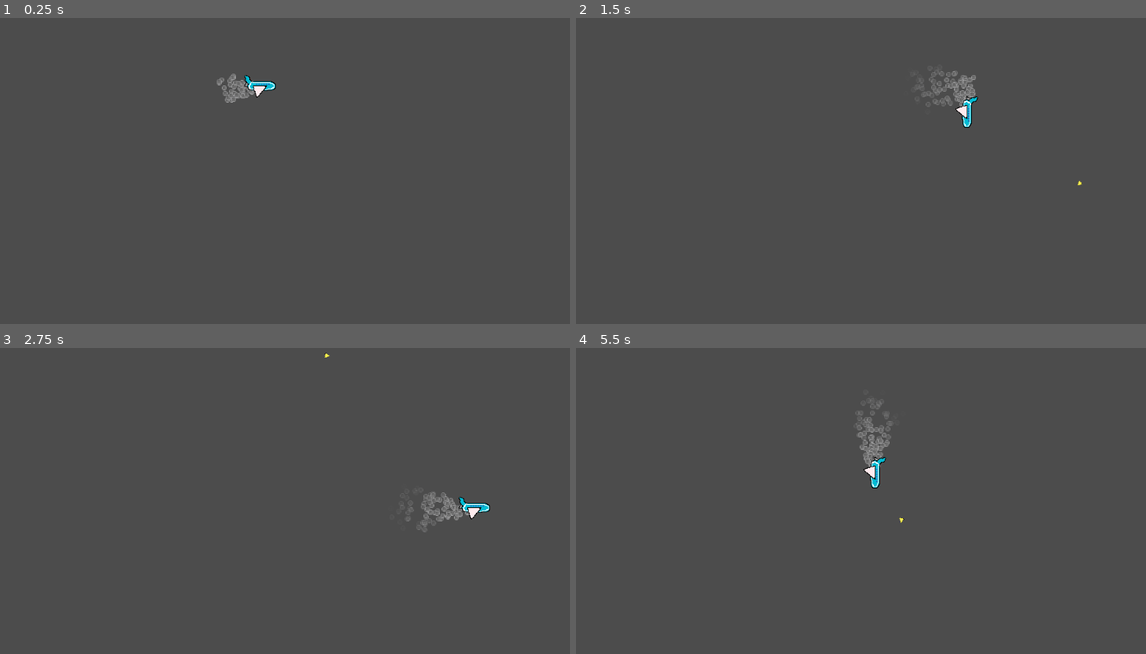
Above: before the commit, frames 1-4 (two rows, left to right).
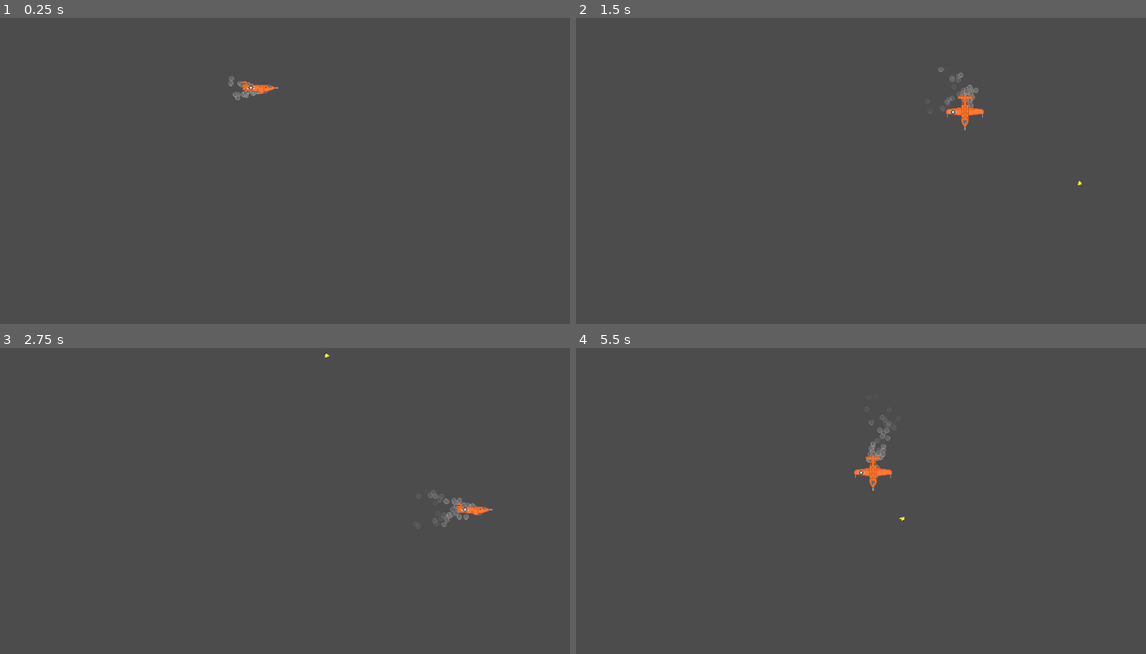
Above: after the commit, the same moments.

Repository: NOTsyrup/Plane-Game
Game: Godot game, scene res://TEMPSCENE.tscn
The game is run twice, just before and just after one commit, with the same random seed, the same clock (stepped at 60 frames per second) and the same inputs. The project has no main scene, so this scene is started directly.
Inputs (mouse positions are in pixels of both pictures, inside the frame that each line leads up to):
- Up to frame 1 (0.25 s): no input
- Up to frame 2 (1.5 s): move the mouse to (1003, 146) at 0.52 s; hold D (player_right) 0.53-1.28 s; hold Space (shoot) 0.53-1.28 s; move the mouse to (741, 183) at 1.27 s; hold S (player_down) from 1.28 s (still down); tap Space (shoot) at 1.35 s
- Up to frame 3 (2.75 s): move the mouse to (353, 415) at 2.02 s; release S (player_down) at 2.03 s; hold D (player_right) from 2.03 s (still down); hold Space (shoot) from 2.03 s (still down)
- Up to frame 4 (5.5 s): move the mouse to (832, 568) at 2.77 s; release D (player_right) at 2.78 s; release Space (shoot) at 2.78 s; hold W (player_up) 2.78-3.53 s; tap Space (shoot) at 2.85, 4.35 s; move the mouse to (1054, 549) at 3.52 s; hold Space (shoot) 3.53-4.28 s; hold A (player_left) 3.53-5.03 s; move the mouse to (678, 439) at 4.27 s; move the mouse to (895, 494) at 5.02 s; hold S (player_down) from 5.03 s (still down); hold Space (shoot) from 5.03 s (still down)

The runs differ from the first frame. In frame 1, 0.4% of the frame differs, in the area x 37-49%, y 18-28%; in frame 2, 0.6%; in frame 3, 0.6%; in frame 4, 0.7%, in the area x 48-58%, y 16-58%.

Commit message:
New Plane Sprite
Added in new plane as BasePlane and new instance of BasePlane as Bell-X1.

Added functionality to change collision based on direction of plane

Diff:
--- a/Player/BasePlane.gd
+++ b/Player/BasePlane.gd
@@ -4,6 +4,9 @@
 export var RATE_OF_FIRE = 1
 export var LIVES = 5
 export var projectile_class:PackedScene
+export var UP_collision:RectangleShape2D
+export var RIGHT_collision:RectangleShape2D
+export var CORNER_collision:RectangleShape2D
 
 var velocity = Vector2(1,0)
 var is_cooldown = true
@@ -26,16 +29,53 @@
 
 
 func update_look_direction():
-	look_at(position + velocity)
-	if velocity.x < 0:
+	#look_at(position + velocity)
+	pass
+
+
+func animate():
+	var animation
+	if velocity.x > 0:
+		animation = "Right"
+		$Sprite.flip_v = false
+		$Sprite.rotation_degrees = 0
+		$CollisionShape2D.shape = RIGHT_collision
+	else:
+		animation = "Left"
+		$Sprite.flip_v = false
+		$Sprite.rotation_degrees = 0
+		$CollisionShape2D.shape = RIGHT_collision
+	if velocity.y < 0:
+		animation = "Up"
+		$Sprite.flip_v = false
+		$CollisionShape2D.shape = UP_collision
+		if velocity.x > 0:
+			$Sprite.rotation_degrees = 45
+			$CollisionShape2D.shape = CORNER_collision
+		elif velocity.x < 0:
+			$Sprite.rotation_degrees = -45
+			$CollisionShape2D.shape = CORNER_collision
+		else:
+			$Sprite.rotation_degrees = 0
+	elif velocity.y > 0:
+		animation = "Up"
+		$CollisionShape2D.shape = UP_collision
 		$Sprite.flip_v = true
-	else:
-		$Sprite.flip_v = false
+		if velocity.x > 0:
+			$Sprite.rotation_degrees = -45
+			$CollisionShape2D.shape = CORNER_collision
+		elif velocity.x < 0:
+			$Sprite.rotation_degrees = 45
+			$CollisionShape2D.shape = CORNER_collision
+		else:
+			$Sprite.rotation_degrees = 0
+	$Sprite.animation = animation
 
 
 func _physics_process(delta):
 	get_input()
 	update_look_direction()
+	animate()
 	shoot()
 	velocity = move_and_slide(velocity)
 
@@ -54,6 +94,7 @@
 
 func _ready():
 	$Timer.wait_time = RATE_OF_FIRE
+	$Sprite.play()
 
 
 func _on_Timer_timeout():
--- a/Player/BasePlane.tscn
+++ b/Player/BasePlane.tscn
@@ -1,9 +1,42 @@
-[gd_scene load_steps=6 format=2]
+[gd_scene load_steps=13 format=2]
 
-[ext_resource path="res://Player/Textures/temp_plane.png" type="Texture" id=1]
+[ext_resource path="res://Player/Textures/Bell-X1.png" type="Texture" id=1]
 [ext_resource path="res://Player/BasePlane.gd" type="Script" id=2]
 [ext_resource path="res://Player/Particles/soot.png" type="Texture" id=3]
 [ext_resource path="res://Projectiles/BaseProjectile.tscn" type="PackedScene" id=4]
+[ext_resource path="res://Player/CollisionShapes/BaseRIGHTCollision.tres" type="Shape2D" id=5]
+[ext_resource path="res://Player/CollisionShapes/BaseUPCollision.tres" type="Shape2D" id=6]
+[ext_resource path="res://Player/CollisionShapes/BaseCORNERCollision.tres" type="Shape2D" id=7]
+
+[sub_resource type="AtlasTexture" id=2]
+atlas = ExtResource( 1 )
+region = Rect2( 128, 0, 64, 64 )
+
+[sub_resource type="AtlasTexture" id=4]
+atlas = ExtResource( 1 )
+region = Rect2( 64, 0, 64, 64 )
+
+[sub_resource type="AtlasTexture" id=3]
+atlas = ExtResource( 1 )
+region = Rect2( 0, 0, 64, 64 )
+
+[sub_resource type="SpriteFrames" id=5]
+animations = [ {
+"frames": [ SubResource( 2 ) ],
+"loop": true,
+"name": "Left",
+"speed": 1.0
+}, {
+"frames": [ SubResource( 4 ) ],
+"loop": true,
+"name": "Right",
+"speed": 1.0
+}, {
+"frames": [ SubResource( 3 ) ],
+"loop": true,
+"name": "Up",
+"speed": 1.0
+} ]
 
 [sub_resource type="Gradient" id=1]
 offsets = PoolRealArray( 0.364641, 1 )
@@ -15,26 +48,29 @@
 collision_mask = 6
 script = ExtResource( 2 )
 projectile_class = ExtResource( 4 )
+UP_collision = ExtResource( 6 )
+RIGHT_collision = ExtResource( 5 )
+CORNER_collision = ExtResource( 7 )
 
-[node name="Sprite" type="Sprite" parent="."]
+[node name="Sprite" type="AnimatedSprite" parent="."]
 z_index = 2
-texture = ExtResource( 1 )
+frames = SubResource( 5 )
+animation = "Right"
+playing = true
 
-[node name="CollisionPolygon2D" type="CollisionPolygon2D" parent="."]
-visible = false
-polygon = PoolVector2Array( -17, 4, -20, 3, -23, 2, -25, 1, -25, -6, -19, -11, 8, -11, 15, -11, 17, -15, 17, -18, 22, -21, 26, -20, 25, -15, 23, -8, 26, -3, 23, -2, 19, 2, 11, 4, 6, 15, -7, 4 )
+[node name="CollisionShape2D" type="CollisionShape2D" parent="."]
+position = Vector2( -1, 2.5 )
 
 [node name="Camera2D" type="Camera2D" parent="."]
 
 [node name="CPUParticles2D" type="CPUParticles2D" parent="."]
-position = Vector2( -8, 0 )
-amount = 100
+amount = 50
 lifetime = 0.5
 local_coords = false
 texture = ExtResource( 3 )
 emission_shape = 1
 emission_sphere_radius = 6.0
-direction = Vector2( -1, 0 )
+direction = Vector2( 0, 0 )
 spread = 120.0
 gravity = Vector2( 0, 0 )
 initial_velocity = 80.0
--- /dev/null
+++ b/Player/Bell-X1.tscn
@@ -0,0 +1,8 @@
+[gd_scene load_steps=2 format=2]
+
+[ext_resource path="res://Player/BasePlane.tscn" type="PackedScene" id=1]
+
+[node name="Bell-X1" instance=ExtResource( 1 )]
+
+[node name="CPUParticles2D" parent="." index="3"]
+visible = false
--- /dev/null
+++ b/Player/CollisionShapes/BaseCORNERCollision.tres
@@ -0,0 +1,4 @@
+[gd_resource type="RectangleShape2D" format=2]
+
+[resource]
+extents = Vector2( 23, 24.5 )
--- /dev/null
+++ b/Player/CollisionShapes/BaseRIGHTCollision.tres
@@ -0,0 +1,4 @@
+[gd_resource type="RectangleShape2D" format=2]
+
+[resource]
+extents = Vector2( 29, 10 )
--- /dev/null
+++ b/Player/CollisionShapes/BaseUPCollision.tres
@@ -0,0 +1,4 @@
+[gd_resource type="RectangleShape2D" format=2]
+
+[resource]
+extents = Vector2( 12, 30 )
Not shown, added: Player/Textures/Bell-X1.png.import
